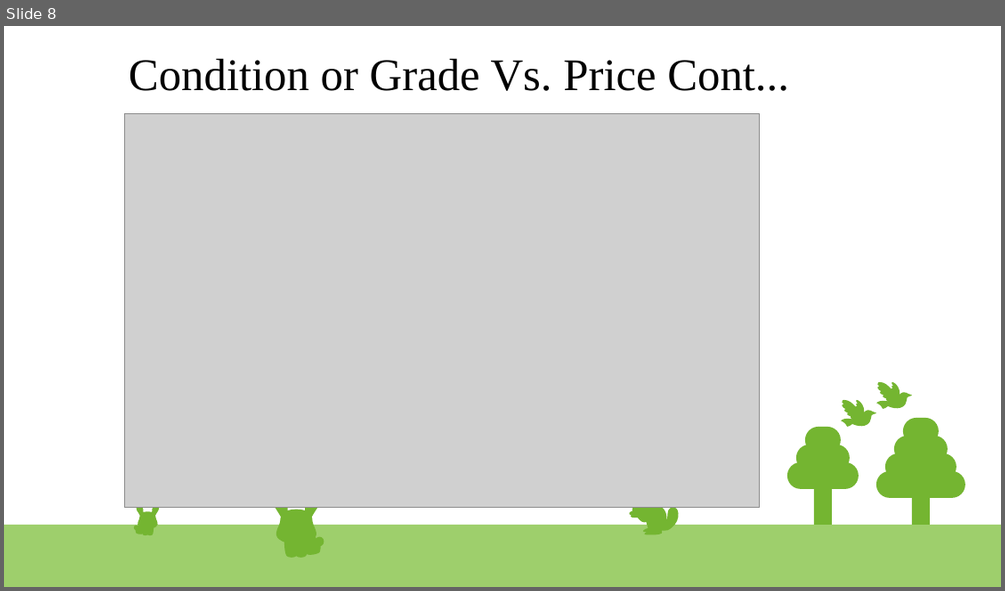
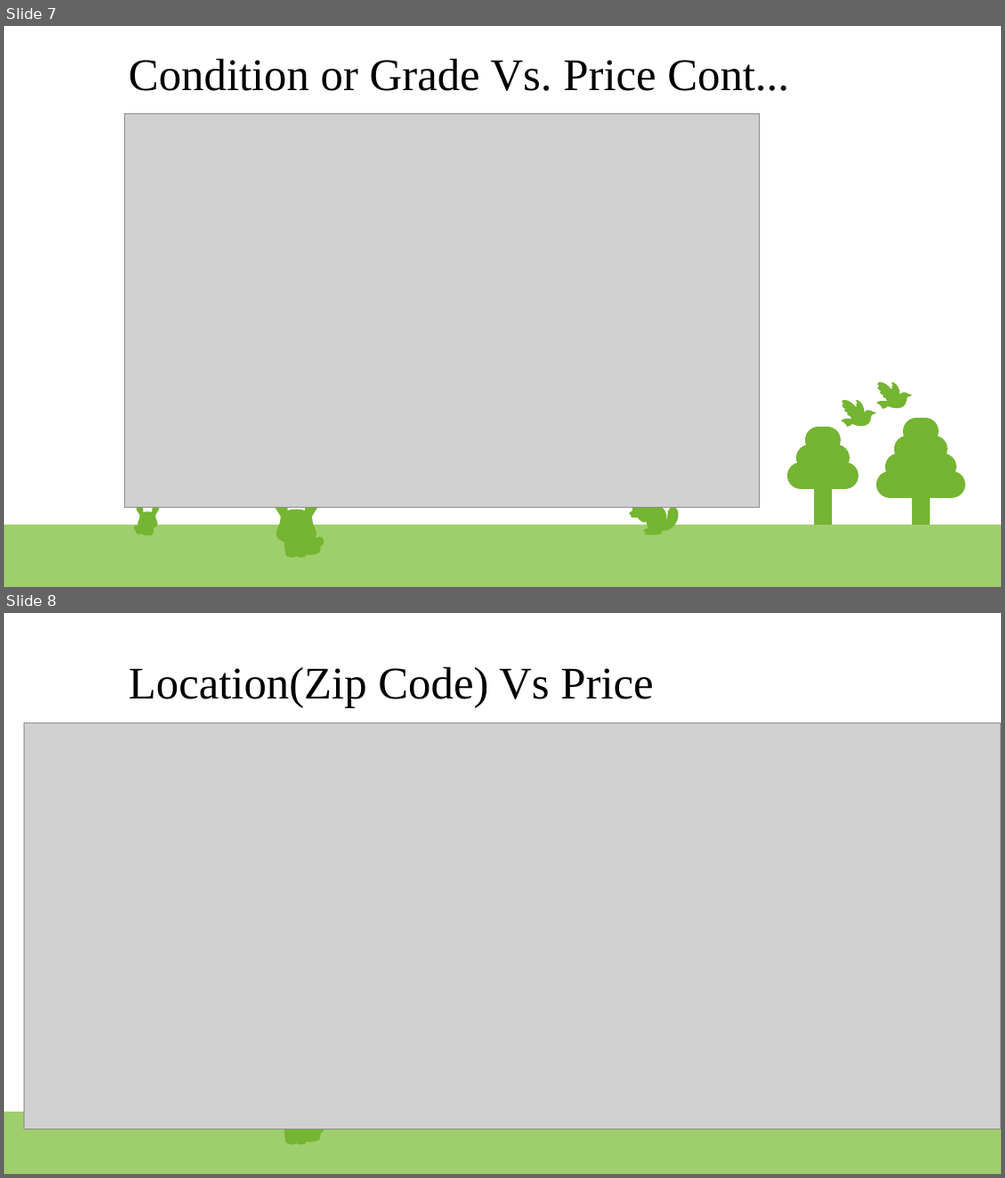
Before and after one commit to mahegupt/eda-project, a slide deck: EDA.odp. Shown one above the other, each under a label of ours: slide 8 before the commit, slides 7 and 8 after it. The pictures are 1005x591 and 1005x1178 pixels, drawn with LibreOffice and Linux fonts; fonts in the diff are those of the drawing; grey boxes stand for pictures. Boxes give left, top, right and bottom in pixels: in the first picture for what was removed or moved away, otherwise in the second. Text is boxed around its words. In the diff, an @@ line names an element or a change of style, - is before the commit and + after.

```diff
--- a/EDA.odp
+++ b/EDA.odp
@@ slide 8 added at (x1=4, y1=613, x2=1001, y2=1174), background #FFFFFF; not listed: 11 template elements that a slide beside it also shows @@
@@ title added at (x1=129, y1=666, x2=653, y2=707), 36 pt, text #000000 @@
+Location(Zip Code) Vs Price
@@ picture added at (x1=24, y1=723, x2=1001, y2=1129) @@
@@ what was slide 8 is now slide 7 @@
```
Also in this commit, not shown: 1 slide changed, 6 other slides added, 2 slides removed, 2 other files.
